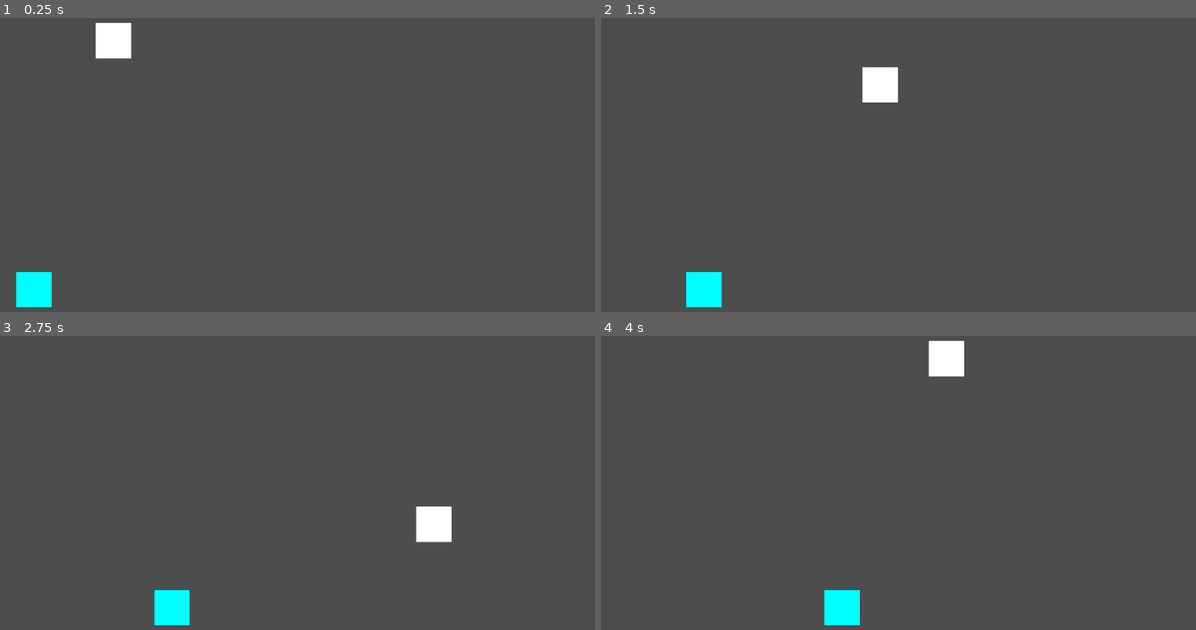
Above: before the commit, frames 1-4 (two rows, left to right).
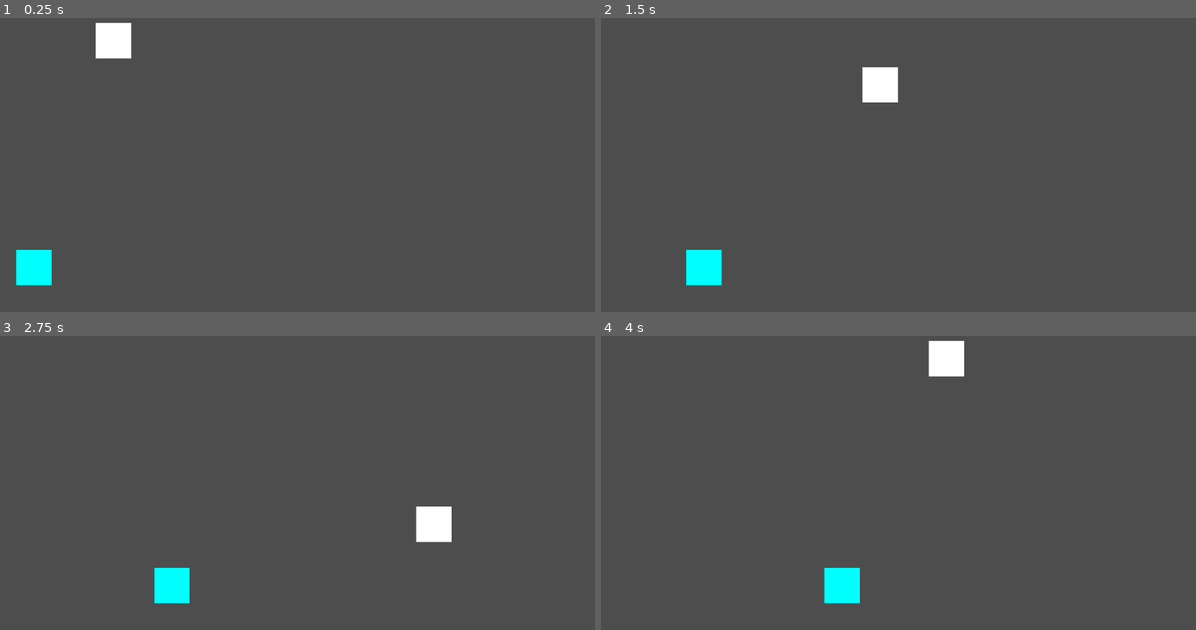
Above: after the commit, the same moments.

Repository: J-Abitria/2025-crimson-game-jam
Game: Godot game, scene res://PartyRoom.tscn
Two runs of this game, one before a commit and one after it. Both use one fixed random seed, a clock stepped at 60 frames per second and the inputs below.
Inputs (mouse positions are in pixels of both pictures, inside the frame that each line leads up to):
- Up to frame 1 (0.25 s): no input
- Up to frame 2 (1.5 s): move the mouse to (1047, 120) at 0.52 s; press the mouse at (1047, 120) at 0.53 s; hold D (moveRight) 0.53-1.28 s; move the mouse to (779, 156) at 1.27 s; release the mouse at (779, 156) at 1.28 s; hold S (moveDown) from 1.28 s (still down); tap E (interact) at 1.35 s
- Up to frame 3 (2.75 s): move the mouse to (368, 380) at 2.02 s; release S (moveDown) at 2.03 s; press the mouse at (368, 380) at 2.03 s; hold D (moveRight) from 2.03 s (still down)
- Up to frame 4 (4 s): move the mouse to (874, 530) at 2.77 s; release D (moveRight) at 2.78 s; release the mouse at (874, 530) at 2.78 s; hold W (moveUp) 2.78-3.53 s; tap E (interact) at 2.85 s; move the mouse to (1100, 512) at 3.52 s; press the mouse at (1100, 512) at 3.53 s; hold A (moveLeft) from 3.53 s (still down)

The runs differ from the first frame. In frame 1, 0.9% of the frame differs, in the area x 2-9%, y 78-99%; in frame 2, 0.9%; in frame 3, 0.9%; in frame 4, 0.9%.

Commit message:
Added line of sight for NPCs.

Diff:
--- a/2025-crimson-game-jam/PartyRoom.tscn
+++ b/2025-crimson-game-jam/PartyRoom.tscn
@@ -1,8 +1,9 @@
-[gd_scene load_steps=17 format=3 uid="uid://yoieidt4msl4"]
+[gd_scene load_steps=18 format=3 uid="uid://yoieidt4msl4"]
 
 [ext_resource type="Script" uid="uid://141yoj501ngr" path="res://Scripts/Player.gd" id="1_in1t5"]
 [ext_resource type="Script" uid="uid://cmbvptrqdaqep" path="res://Scripts/InteractionHitbox.gd" id="2_udgup"]
 [ext_resource type="Script" uid="uid://dwbqxmhd5c6u" path="res://Scripts/NPCMovement.gd" id="3_hxfrn"]
+[ext_resource type="Script" uid="uid://on1ncpjvpnpi" path="res://Scripts/LineOfSight.gd" id="4_uxlj3"]
 
 [sub_resource type="Gradient" id="Gradient_in1t5"]
 offsets = PackedFloat32Array(1)
@@ -119,7 +120,7 @@
 shape = SubResource("RectangleShape2D_in1t5")
 
 [node name="Path2D" type="Path2D" parent="."]
-position = Vector2(54, 594)
+position = Vector2(54, 554)
 curve = SubResource("Curve2D_udgup")
 
 [node name="PathFollow2D" type="PathFollow2D" parent="Path2D"]
@@ -136,3 +137,10 @@
 [node name="CollisionShape2D" type="CollisionShape2D" parent="Path2D/PathFollow2D/NPC"]
 scale = Vector2(3.25, 3.25)
 shape = SubResource("RectangleShape2D_udgup")
+
+[node name="LineOfSight" type="Area2D" parent="Path2D/PathFollow2D/NPC"]
+script = ExtResource("4_uxlj3")
+
+[node name="CollisionPolygon2D" type="CollisionPolygon2D" parent="Path2D/PathFollow2D/NPC/LineOfSight"]
+position = Vector2(52, 0)
+polygon = PackedVector2Array(140, -136, 140, 139, 0, 2)
--- /dev/null
+++ b/2025-crimson-game-jam/Scripts/LineOfSight.gd
@@ -0,0 +1,12 @@
+class_name LineOfSight extends Area2D
+
+func _ready():
+	pass
+
+func _process(_delta):
+	var overlappingBodies = get_overlapping_bodies()
+
+	for body in overlappingBodies:
+		if body is Player:
+			print("I see you!")
+			break
Not shown, added: 2025-crimson-game-jam/Scripts/LineOfSight.gd.uid
